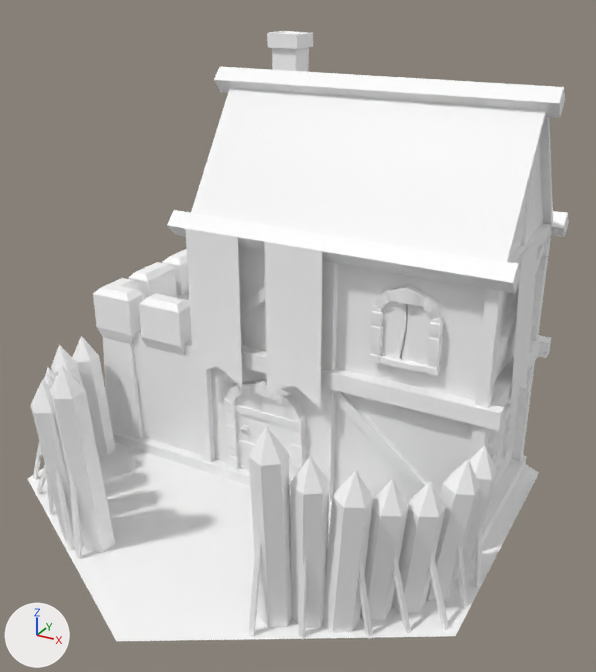
Two versions of the FBX model Assets/Hex-assets/Hex_flat_Archer_barrack.fbx, one commit apart.
Both versions are drawn from a 50 mm camera at (0.684, -1.19, 1.024) aimed at (0.041, -0.02, 0.44). The axes (+X, +Y, +Z) are drawn at lower left. The lights are the same throughout. Where no turn or scale is listed for an object, it has been applied to the vertices.

Objects in the first picture: 'Hex_flat_Archer_barrack'.
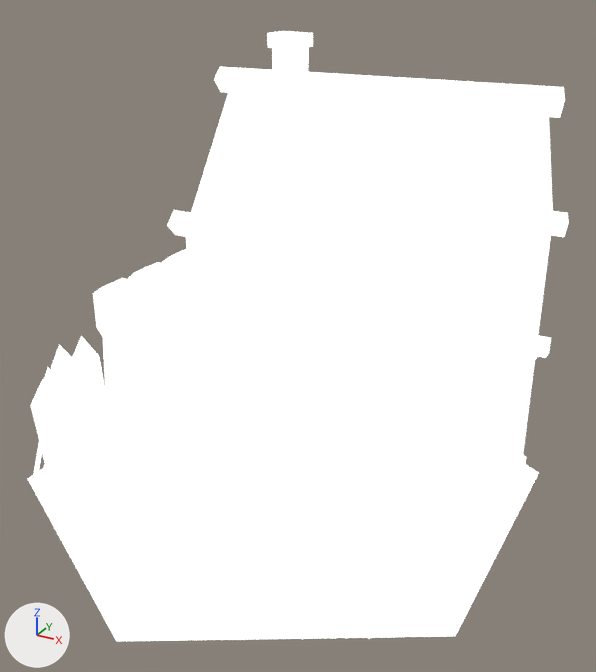
The newer file is also turned or shifted as a whole; pictures and numbers use the older file's frame.

Edits to the bpy script that builds the scene:
```text
Add mat_archerbarrack:
    mat_archerbarrack = principled_material('ArcherBarrack')
    mat_archerbarrack.base_color = (0.8, 0.8, 0.8)  # white #e7e7e7
    mat_archerbarrack.roughness = 0.929
    mat_archerbarrack.emission_strength = 1.0
Add mat_archerbarrack_banners:
    mat_archerbarrack_banners = principled_material('ArcherBarrack_Banners')
    mat_archerbarrack_banners.base_color = (0.8, 0.8, 0.8)  # white #e7e7e7
    mat_archerbarrack_banners.roughness = 0.929
    mat_archerbarrack_banners.emission_strength = 1.0
Add mat_hex_archerbarrack:
    mat_hex_archerbarrack = principled_material('Hex_ArcherBarrack')
    mat_hex_archerbarrack.base_color = (0.8, 0.8, 0.8)  # white #e7e7e7
    mat_hex_archerbarrack.roughness = 0.929
    mat_hex_archerbarrack.emission_strength = 1.0
Change me_cylinder_056:
    where me_cylinder_056.from_pydata(...)  # 1968 vertices, 1778 faces; spans x -0.433..0.433, y -0.5..0.5, z 0.121..0.928
    used by ob_hex_flat_archer_barrack; location = (0.0, 0.0, 0.0)
    me_cylinder_056 part 1: all 532 faces that had it switch from mat_towerwindow (white #ffffff) to mat_archerbarrack (white #e7e7e7)
    me_cylinder_056 part 2: all 683 faces that had it switch from mat_archer_barrack (white #ffffff) to mat_archerbarrack (white #e7e7e7)
    me_cylinder_056 part 3: all 528 faces that had it switch from mat_towerdoorframe (white #ffffff) to mat_archerbarrack (white #e7e7e7)
    me_cylinder_056 part 4: all 28 faces that had it switch from mat_towerdoor (white #ffffff) to mat_archerbarrack (white #e7e7e7)
    me_cylinder_056 part 5: all 6 faces that had it switch from mat_maincastle_banner (white #ffffff) to mat_archerbarrack_banners (white #e7e7e7)
    me_cylinder_056 part 6: all 1 face that had it switch from mat_hex_archer_barrack (white #ffffff) to mat_hex_archerbarrack (white #e7e7e7)
```

What differs and where, as boxes [x1, y1, x2, y2] in the pictures (596 x 672 px):
part 1 of me_cylinder_056, recoloured: [369, 284, 513, 480] in both
part 2 of me_cylinder_056, recoloured: [31, 31, 569, 640] in both
part 3 of me_cylinder_056, recoloured: [224, 380, 306, 484] in both
part 4 of me_cylinder_056, recoloured: [235, 393, 294, 480] in both
part 5 of me_cylinder_056, recoloured: [185, 229, 538, 414] in both
part 6 of me_cylinder_056, recoloured: [28, 442, 539, 641] in both
